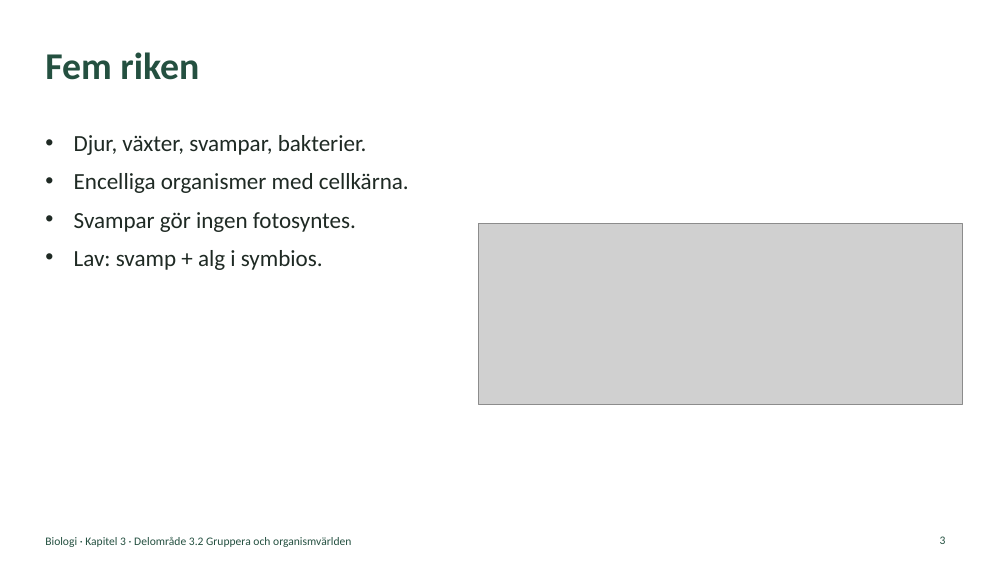
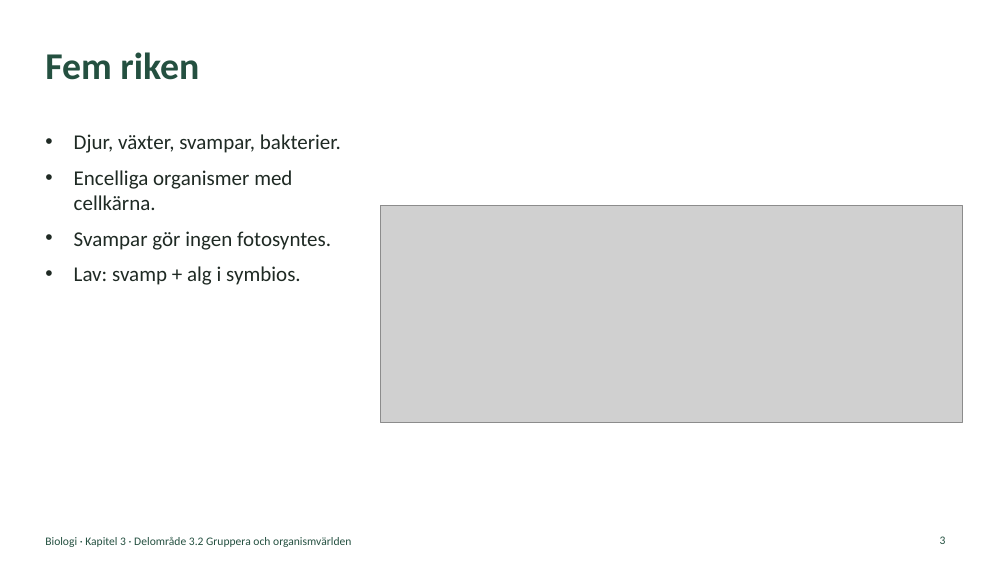
Before and after one commit to sweviktor95/pluggis, a slide deck: slide 3 of planering/biologi-omrade3/biologi-3-2-gruppera-och-organismvarlden.pptx. Drawn at 1008x567 pixels with LibreOffice and Linux fonts; fonts in the diff are those of the drawing; grey boxes stand for pictures. Boxes give left, top, right and bottom in pixels: in the first picture for what was removed or moved away, otherwise in the second. Text is boxed around its words. In the diff, an @@ line names an element or a change of style, - is before the commit and + after.

```diff
--- a/planering/biologi-omrade3/biologi-3-2-gruppera-och-organismvarlden.pptx
+++ b/planering/biologi-omrade3/biologi-3-2-gruppera-och-organismvarlden.pptx
@@ text "Djur, växter, svampar, bakterier." at [74,134,341,285]: size 22 to 20 pt @@
@@ picture: place and size @@
-picture at [479,224,963,405]
+picture at [380,205,963,422]
```
Also in this commit, not shown: 2 other slides changed, 32 other files.
